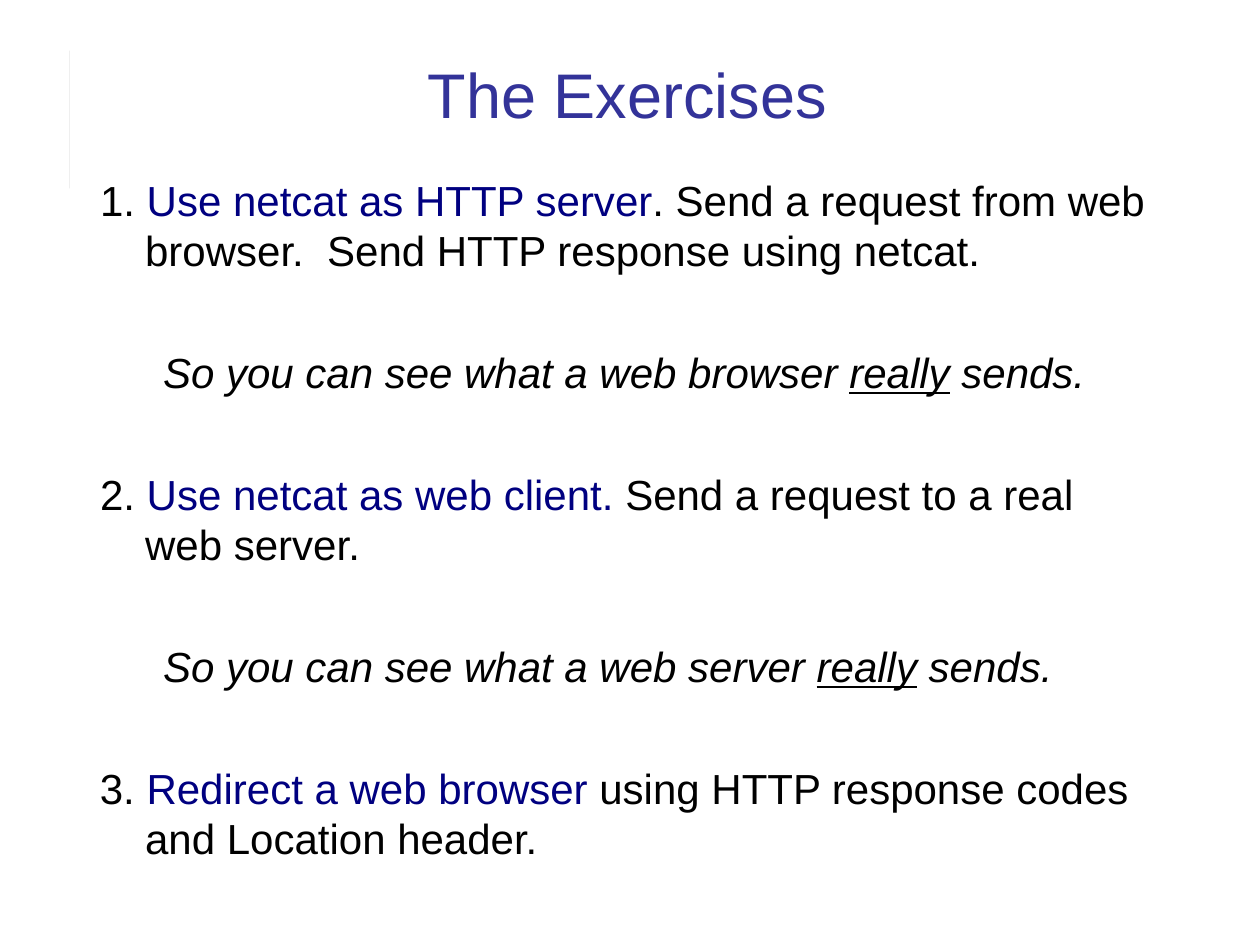
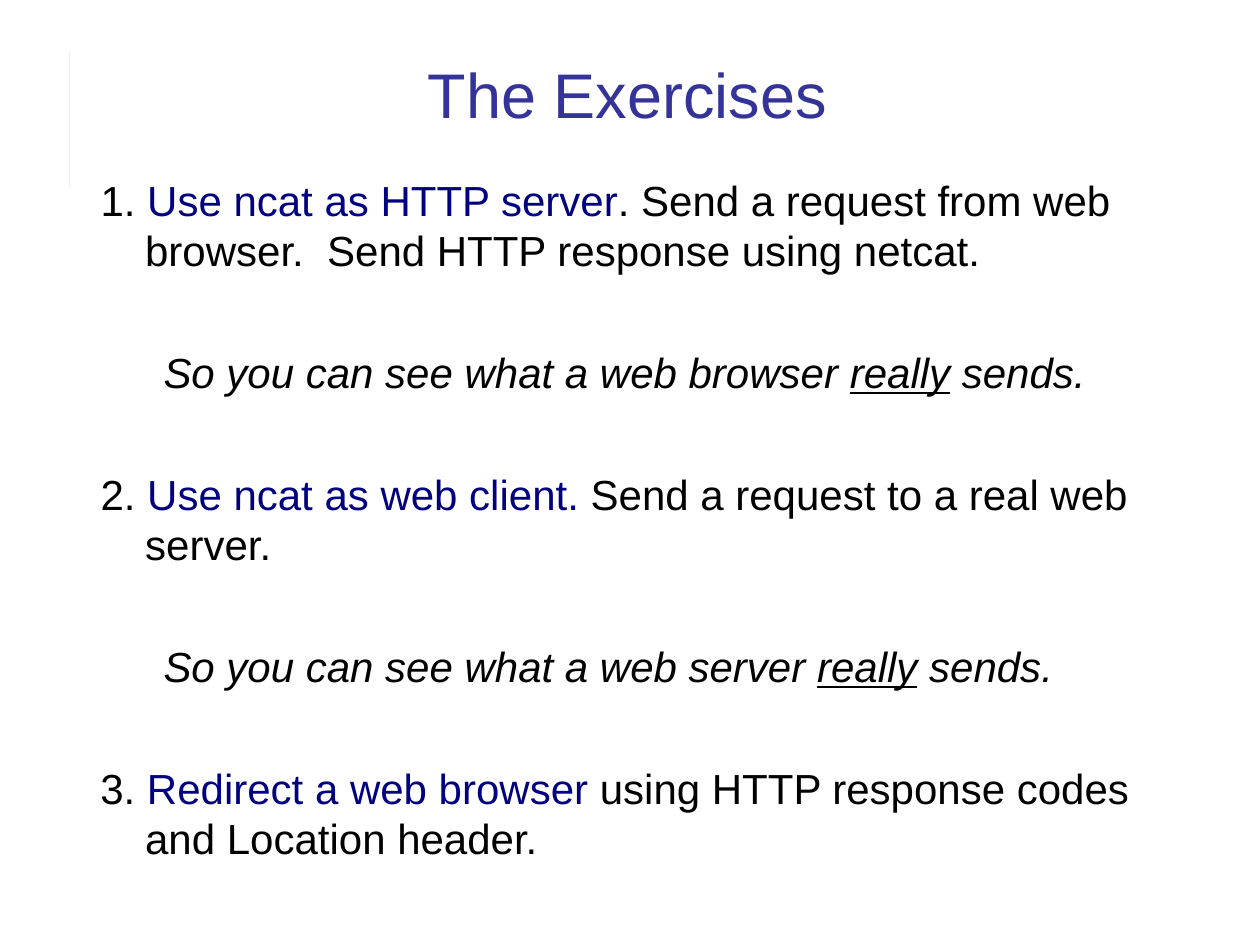
Before and after one commit to cpske/ISP, a slide deck: slide 2 of web/HTTP-in-Action.ppt. Drawn at 1260x945 pixels with LibreOffice and Linux fonts; fonts in the diff are those of the drawing. Boxes give left, top, right and bottom in pixels: in the first picture for what was removed or moved away, otherwise in the second. Text is boxed around its words. In the diff, an @@ line names an element or a change of style, - is before the commit and + after.

Commit message:
updates to HTTP exercise

```diff
--- a/web/HTTP-in-Action.ppt
+++ b/web/HTTP-in-Action.ppt
@@ text at (x1=101, y1=185, x2=1110, y2=274): text changed @@
-1. Use netcat as HTTP server. Send a request from web browser. Send HTTP response using netcat.
+1. Use ncat as HTTP server. Send a request from web browser. Send HTTP response using netcat.
@@ text at (x1=100, y1=357, x2=1129, y2=855): indent changed @@
@@ text at (x1=101, y1=479, x2=1127, y2=561): text changed @@
-2. Use netcat as web client. Send a request to a real web server.
+2. Use ncat as web client. Send a request to a real web server.
```
Also in this commit, not shown: 11 other slides changed, 3 slides added, 3 other files.
